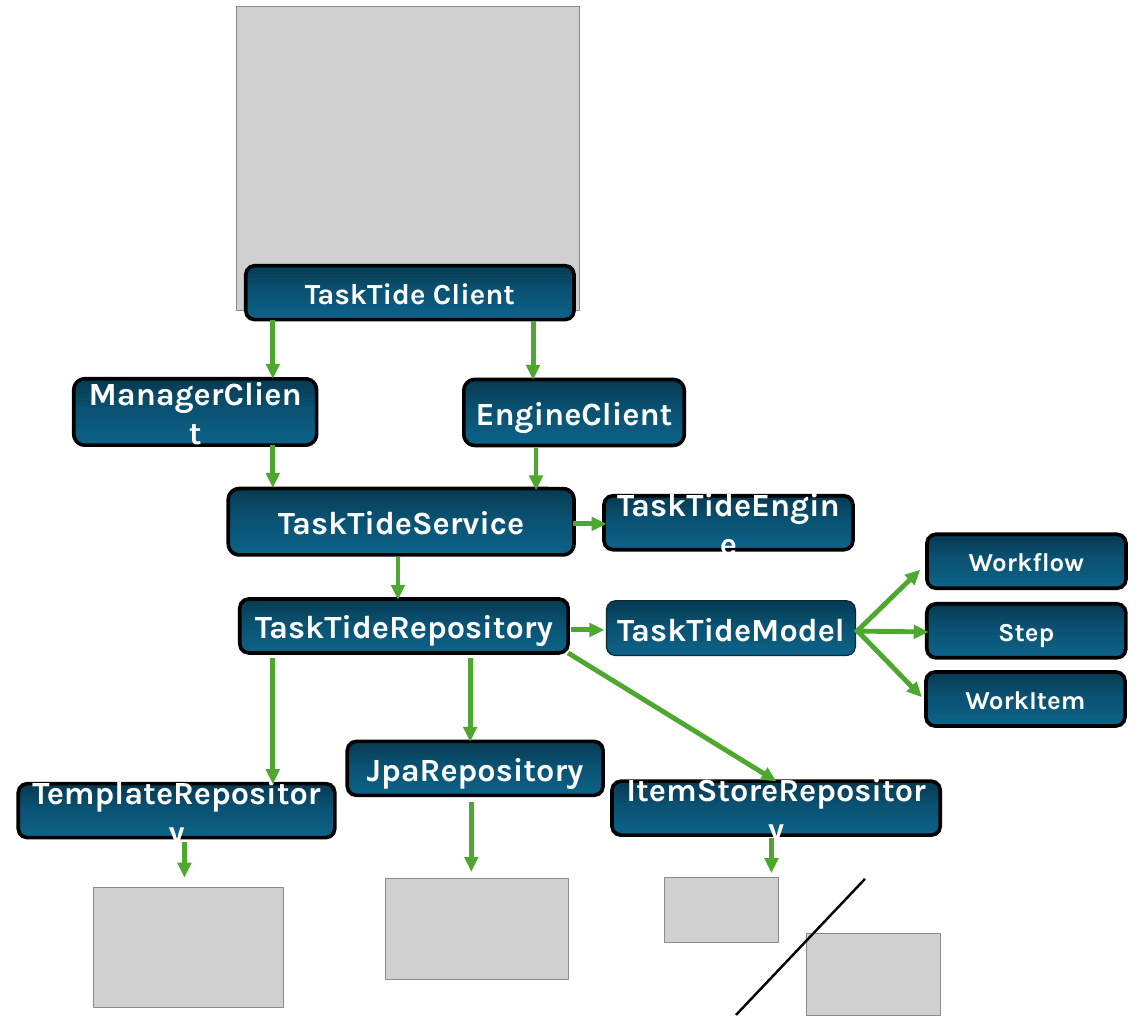
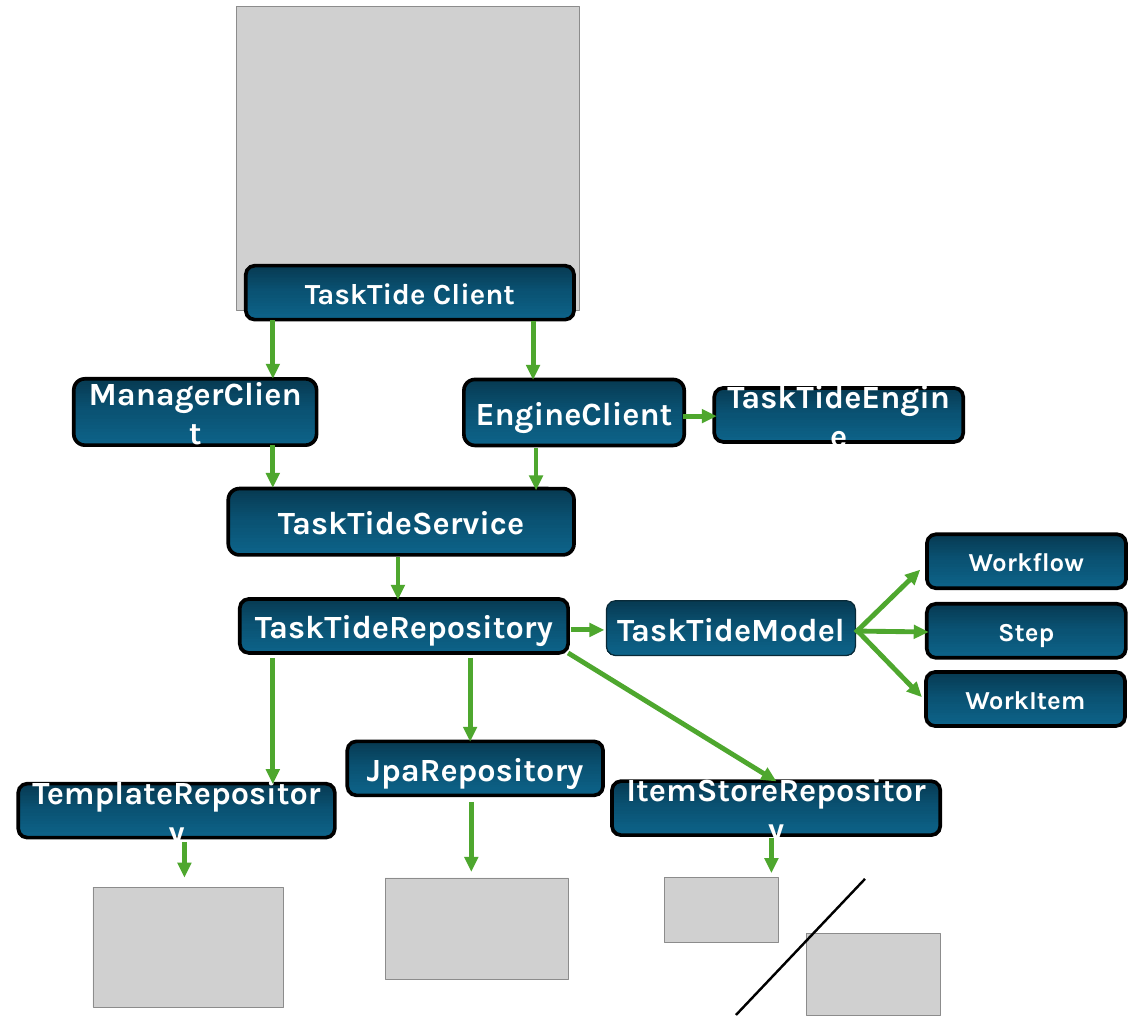
Before and after one commit to BrenKenna/TaskTide, a slide deck: slide 2 of tasktide/docs/Diagrams/Diagrams.pptx. Drawn at 1148x1033 pixels with LibreOffice and Linux fonts; fonts in the diff are those of the drawing; grey boxes stand for pictures. Boxes give left, top, right and bottom in pixels: in the first picture for what was removed or moved away, otherwise in the second. Text is boxed around its words. In the diff, an @@ line names an element or a change of style, - is before the commit and + after.

```diff
--- a/tasktide/docs/Diagrams/Diagrams.pptx
+++ b/tasktide/docs/Diagrams/Diagrams.pptx
@@ rounded rectangle "TaskTideEngine": place and size @@
-rounded rectangle "TaskTideEngine" at bbox=[604, 496, 853, 550]
+rounded rectangle "TaskTideEngine" at bbox=[714, 388, 963, 442]
@@ arrow moved from (573, 524) - (606, 524) to (683, 416) - (716, 416) @@
```
Also in this commit, not shown: 1 other slide changed, 3 other files.
